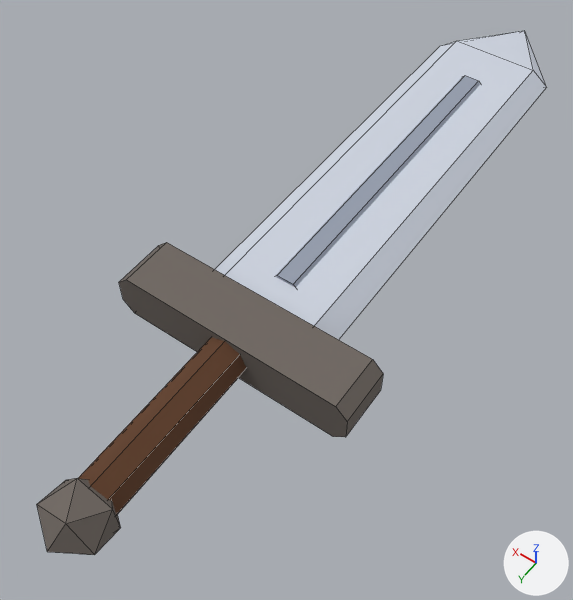
The FBX model roblox/art/weapons/greatsword_normal.fbx, before and after one commit.
One viewpoint serves both versions: a 50 mm lens placed at (-1.84, 1.41, 3.94), pointed at (0.1, -1.3, -0.31). Arrows for +X, +Y and +Z are at lower right; the lights stay in place. The older version comes first. Mesh edges are drawn as thin lines. Where no turn or scale is listed for an object, it has been applied to the vertices.

The scene before the commit, as lines of its bpy script (objects in view):
```python
ob_blade = bpy.data.objects.new('Blade', me_normal_blade)
ob_blade.location = (0.0, 0.0, 0.0)
ob_fuller = bpy.data.objects.new('Fuller', me_normal_fuller)
ob_fuller.location = (0.0, 0.0, 0.0)
ob_grip = bpy.data.objects.new('Grip', me_normal_grip)
ob_grip.location = (0.0, 0.0, 0.0)
ob_guard = bpy.data.objects.new('Guard', me_normal_guard)
ob_guard.location = (0.0, 0.0, 0.0)
ob_pommel = bpy.data.objects.new('Pommel', me_normal_pommel)
ob_pommel.location = (0.0, 0.0, 0.0)
```
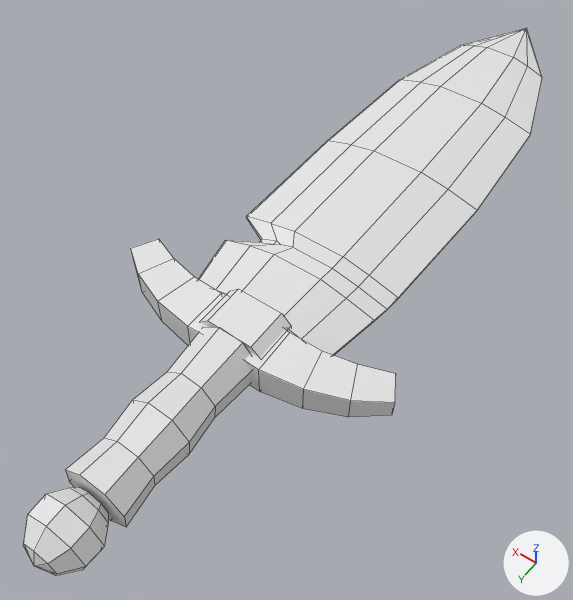
Where the change shows, as pixel boxes (x1, y1, x2, y2) in the pictures (573 x 600 px):
'Blade', recoloured, reshaped
    before: (215, 30, 546, 340)
    after: (198, 28, 542, 355)
'Guard', recoloured, reshaped (9% shorter)
    before: (119, 242, 383, 437)
    after: (131, 239, 396, 417)
'Grip', recoloured, surface changed, reshaped (11% wider, 12% taller)
    before: (79, 337, 246, 515)
    after: (66, 327, 251, 527)
'Pommel', recoloured, reshaped (grey to white, 14% taller)
    before: (37, 478, 121, 555)
    after: (23, 487, 109, 575)
'Fuller', deleted
    before: (275, 76, 480, 288)

What the commit changed:
Material 'greatsword_normal_Pommel' (mat_greatsword_normal_pommel) changes colour from grey #706862 to white #e7e7e7; in linear values from (0.162, 0.138, 0.122) to (0.8, 0.8, 0.8).
Material 'greatsword_normal_Guard' (mat_greatsword_normal_guard) changes colour from grey #706862 to white #e7e7e7; in linear values from (0.162, 0.138, 0.122) to (0.8, 0.8, 0.8).
In material 'greatsword_normal_Grip' (mat_greatsword_normal_grip), roughness goes from 1.0 to 0.5.
Material 'greatsword_normal_Grip' (mat_greatsword_normal_grip) changes colour from brown #603e28 to white #e7e7e7; in linear values from (0.117, 0.0482, 0.0212) to (0.8, 0.8, 0.8).
Material 'greatsword_normal_Blade' (mat_greatsword_normal_blade) changes colour from light grey #ced4e0 to white #e7e7e7; in linear values from (0.617, 0.658, 0.745) to (0.8, 0.8, 0.8).
me_normal_pommel is used by ob_pommel; location (0.0, 0.0, 0.0).
me_normal_pommel had 12 vertices, 20 faces and spanned x -0.206..0.206, y 0.45..0.91, z -0.196..0.196.
me_normal_pommel now has 41 vertices, 41 faces and spans x -0.215..0.215, y 0.58..1.0, z -0.215..0.215.
me_normal_pommel part 4: the whole mesh is rebuilt.
me_normal_guard is used by ob_guard; location (0.0, 0.0, 0.0).
me_normal_guard had 16 vertices, 10 faces and spanned x -0.85..0.85, y -0.93..-0.55, z -0.17..0.17.
me_normal_guard now has 52 vertices, 44 faces and spans x -1.0..1.0, y -0.98..-0.52, z -0.18..0.18.
me_normal_guard part 1: 16 vertices removed from x -0.85..0.85, y -0.93..-0.55, z -0.17..0.17; 52 vertices added at x -1.0..1.0, y -0.98..-0.52, z -0.18..0.18.
me_normal_grip is used by ob_grip; location (0.0, 0.0, 0.0).
me_normal_grip had 16 vertices, 10 faces and spanned x -0.15..0.15, y -0.575..0.575, z -0.15..0.15.
me_normal_grip now has 40 vertices, 34 faces and spans x -0.213..0.213, y -0.58..0.56, z -0.213..0.213.
me_normal_grip part 2: 16 vertices removed from x -0.15..0.15, y -0.575..0.575, z -0.15..0.15; 40 vertices added at x -0.213..0.213, y -0.58..0.56, z -0.213..0.213.
me_normal_blade is used by ob_blade; location (0.0, 0.0, 0.0).
me_normal_blade had 13 vertices, 13 faces and spanned x -0.48..0.48, y -4.67..-0.93, z -0.1..0.1.
me_normal_blade now has 102 vertices, 102 faces and spans x -0.66..0.6, y -4.7..-0.84, z -0.13..0.13.
me_normal_blade part 3: 13 vertices removed from x -0.48..0.48, y -4.67..-0.93, z -0.1..0.1; 102 vertices added at x -0.66..0.6, y -4.7..-0.84, z -0.13..0.13.
Object 'Fuller' (ob_fuller) is deleted.
